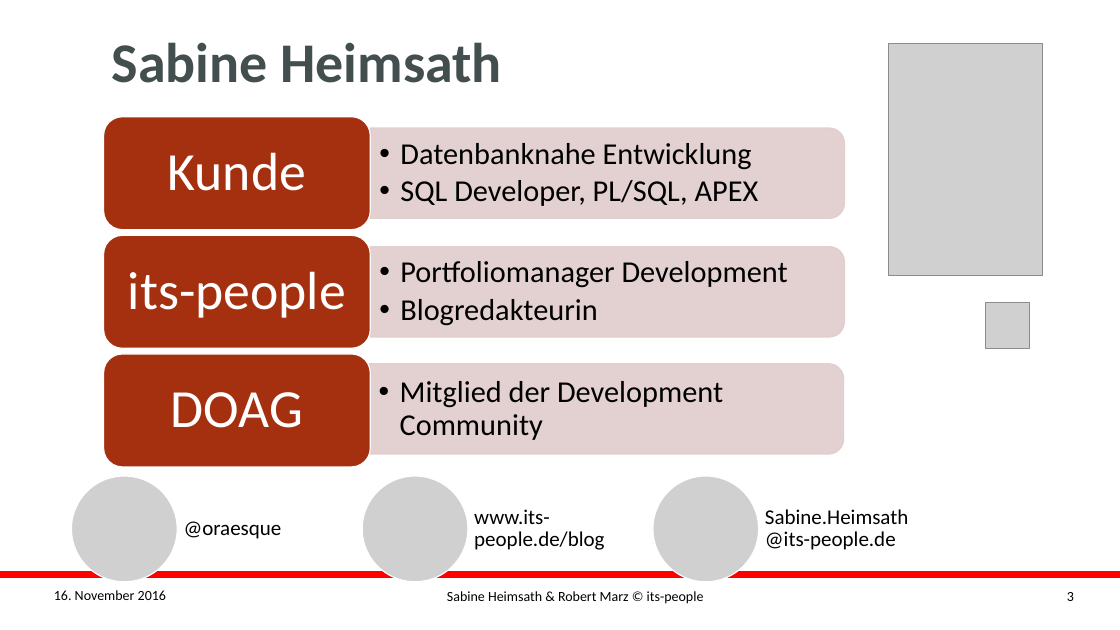
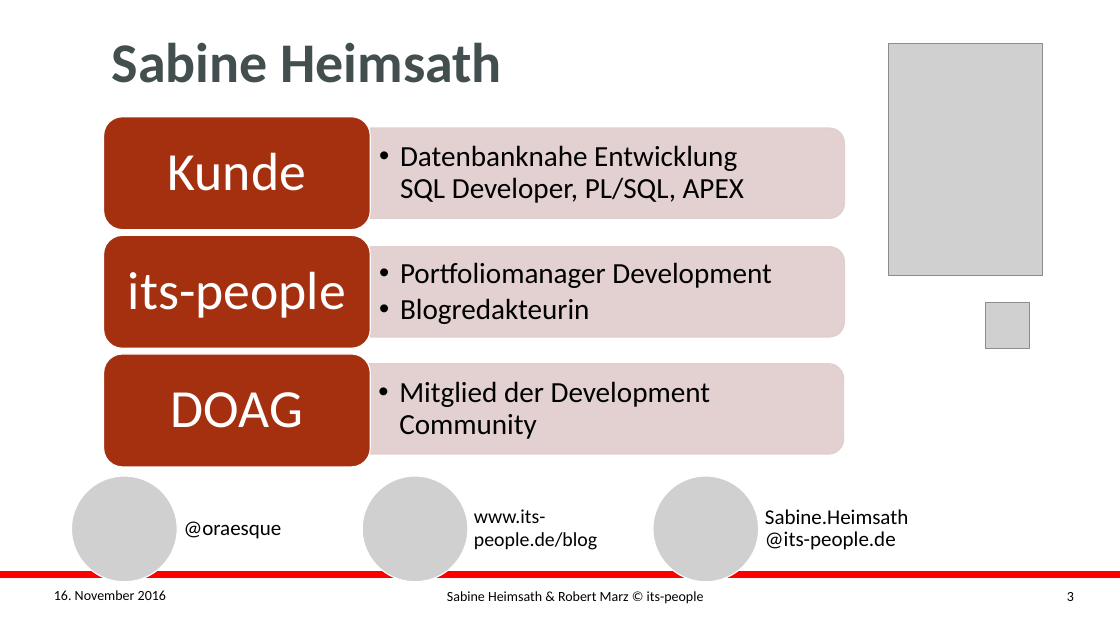
Before and after one commit to its-people/sqlclscripts, a slide deck: slide 3 of Slides/2016 DOAG K+A - Sabine Heimsath + Robert Marz - Scripting with SQLcl.pptx. Drawn at 1120x630 pixels with LibreOffice and Linux fonts; fonts in the diff are those of the drawing; grey boxes stand for pictures; background and template pictures are left out. Boxes give left, top, right and bottom in pixels: in the first picture for what was removed or moved away, otherwise in the second. Text is boxed around its words. In the diff, an @@ line names an element or a change of style, - is before the commit and + after.

```diff
--- a/Slides/2016 DOAG K+A - Sabine Heimsath + Robert Marz - Scripting with SQLcl.pptx
+++ b/Slides/2016 DOAG K+A - Sabine Heimsath + Robert Marz - Scripting with SQLcl.pptx
@@ text at bbox=[400, 145, 744, 203]: text changed; size 26 to 25 pt @@
-  •• Datenbanknahe Entwicklung
-  •• SQL Developer, PL/SQL, APEX
+  • Datenbanknahe Entwicklung
+    SQL Developer, PL/SQL, APEX
@@ text "Portfoliomanager Development" at bbox=[400, 262, 772, 324]: size 26 to 25 pt; bullet •• to • @@
@@ text "Mitglied der Development Community" at bbox=[399, 381, 711, 439]: size 26 to 25 pt; bullet •• to • @@
@@ text "www.its-people.de/blog" at bbox=[474, 509, 597, 550]: size 18 to 17 pt @@
```
Also in this commit, not shown: 10 other slides changed, 2 slides added, 6 other files.
